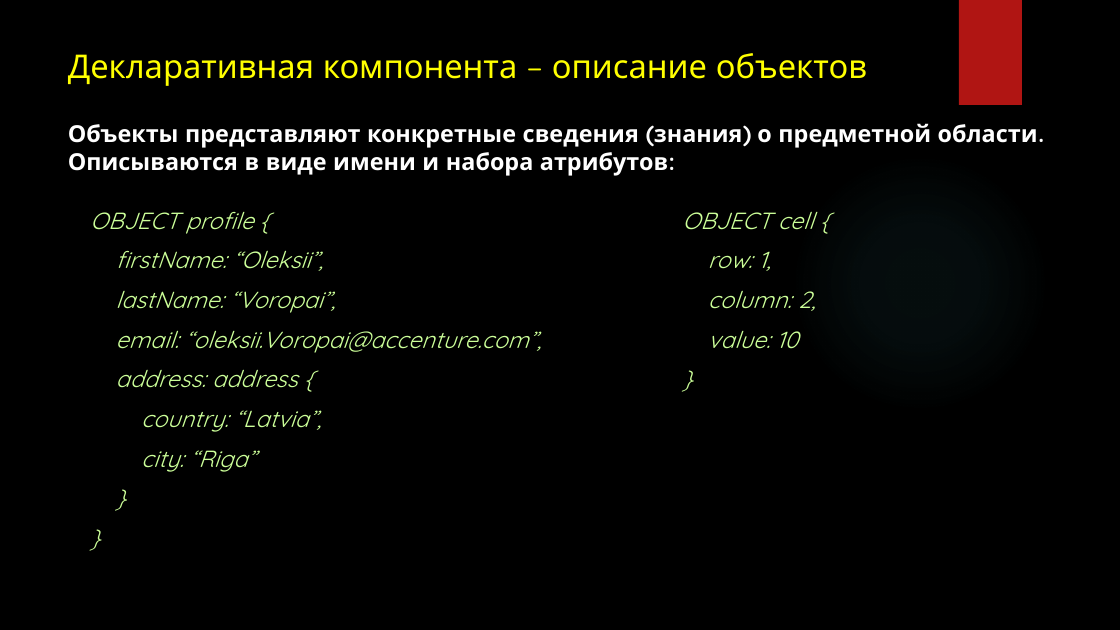
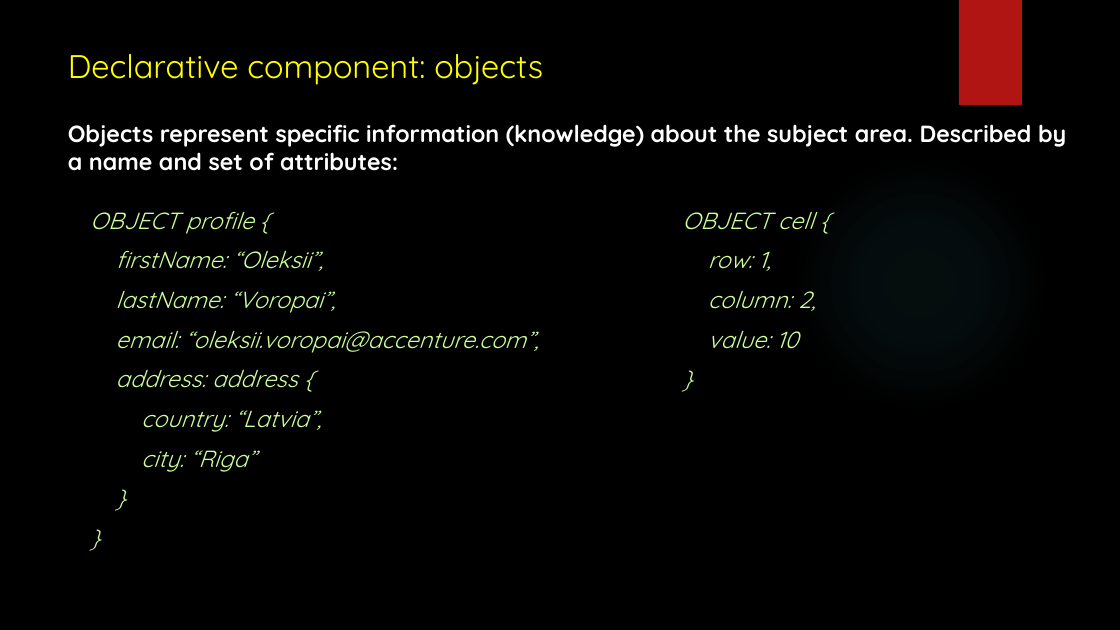
Before and after one commit to Voropay/ConceptualProgramming, a slide deck: slide 9 of presentation.pptx. Drawn at 1120x630 pixels with LibreOffice and Linux fonts; fonts in the diff are those of the drawing; background and template pictures are left out. Boxes give left, top, right and bottom in pixels: in the first picture for what was removed or moved away, otherwise in the second. Text is boxed around its words. In the diff, an @@ line names an element or a change of style, - is before the commit and + after.

```diff
--- a/presentation.pptx
+++ b/presentation.pptx
@@ title at [68,54,543,85]: text changed @@
-Декларативная компонента – описание объектов
+Declarative component: objects
@@ text at [68,124,1066,171]: text changed @@
-Объекты представляют конкретные сведения (знания) о предметной области. Описываются в виде имени и набора атрибутов:
+Objects represent specific information (knowledge) about the subject area. Described by a name and set of attributes:
@@ text at [116,330,539,353]: text changed @@
-email: “oleksii.Voropai@accenture.com”,
+email: “oleksii.voropai@accenture.com”,
```
Also in this commit, not shown: 18 other slides changed, 11 slides added, 8 slides removed, 1 other file.
